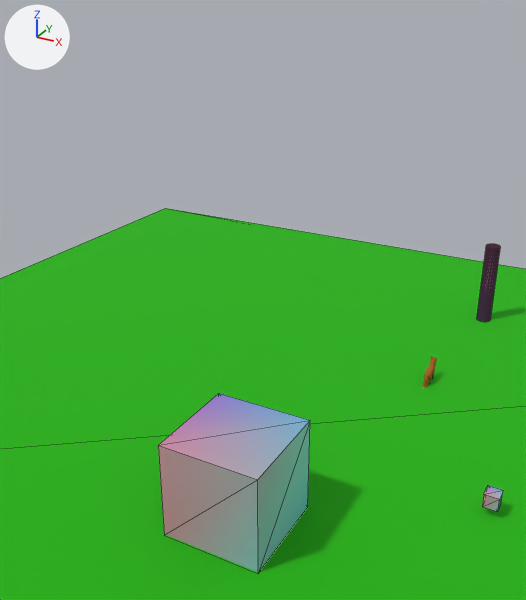
Before and after pictures for a commit that changed the glTF model resources/public/gltf/scene.gltf.
Before and after are seen from a camera (50 mm lens) standing at (27.9, -96.4, 63.3) and looking at (-22.0, -5.7, 17.9). Every picture has the same lights, and +X, +Y and +Z are marked at upper left. Mesh edges are drawn as thin lines on the coarser meshes. Where no turn or scale is listed for an object, it has been applied to the vertices.

Names of what the first picture shows: 'BigCube', 'Cylinder', 'Ground'.
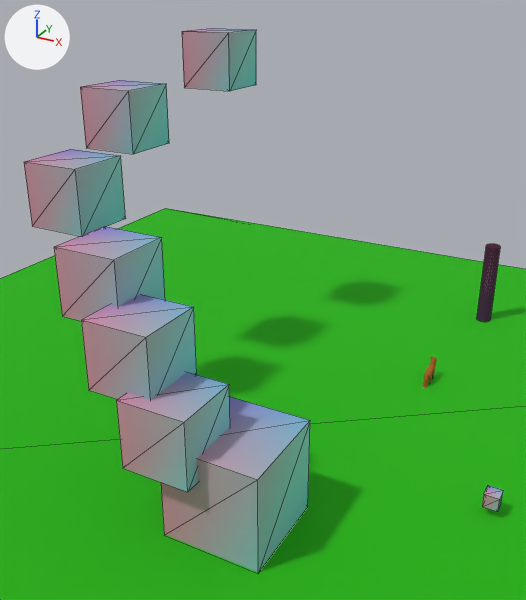
Diff of the bpy script that builds the scene:
```diff
--- a/resources/public/gltf/scene.gltf.py
+++ b/resources/public/gltf/scene.gltf.py
@@ me_bigcube_001 @@
+me_bigcube_001.from_pydata(...)  # a box spanning x -4.69..4.69, y -4.69..4.69, z -4.69..4.69
+me_bigcube_001.materials.append(mat_material)
@@ ob_bigcube_first @@
+ob_bigcube_first = bpy.data.objects.new('BigCube_first', me_bigcube_001)
+ob_bigcube_first.location = (-16.7, -36.8, 14.6)
@@ ob_bigcube_006 @@
+ob_bigcube_006 = bpy.data.objects.new('BigCube_006', me_bigcube_001.copy())
+ob_bigcube_006.location = (-43.7, 18.2, 50.6)
@@ ob_bigcube_005 @@
+ob_bigcube_005 = bpy.data.objects.new('BigCube_005', me_bigcube_001.copy())
+ob_bigcube_005.location = (-47.7, -3.8, 43.6)
@@ ob_bigcube_004 @@
+ob_bigcube_004 = bpy.data.objects.new('BigCube_004', me_bigcube_001.copy())
+ob_bigcube_004.location = (-44.7, -19.8, 35.6)
@@ ob_bigcube_003 @@
+ob_bigcube_003 = bpy.data.objects.new('BigCube_003', me_bigcube_001.copy())
+ob_bigcube_003.location = (-30.7, -29.8, 28.6)
@@ ob_bigcube_002 @@
+ob_bigcube_002 = bpy.data.objects.new('BigCube_002', me_bigcube_001.copy())
+ob_bigcube_002.location = (-22.7, -34.8, 22.6)
```

Changed parts and their boxes [x1, y1, x2, y2] in the pictures (526 x 600 px):
'BigCube_002', added: after [81, 294, 197, 400]
'BigCube_first', added: after [116, 372, 230, 492]
'BigCube_003', added: after [54, 226, 165, 321]
'BigCube_004', added: after [24, 149, 125, 236]
'BigCube_005', added: after [80, 80, 169, 154]
'BigCube_006', added: after [182, 28, 256, 91]
